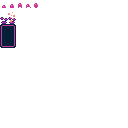
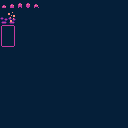
The second 128 × 128 image is a revision of the first. Changes to its layers:
painted on "Paint Layer 2" over (x1=0, y1=0, x2=128, y2=80)
showed "Background" over (x1=0, y1=0, x2=128, y2=128)
